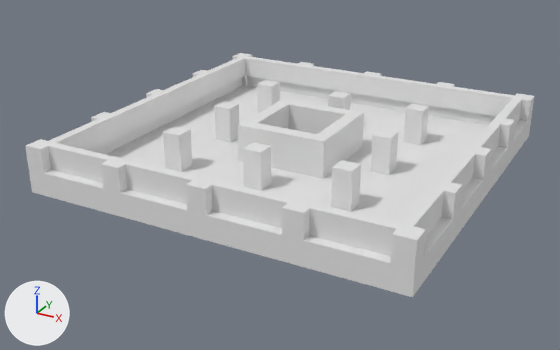
A saved change to the FBX model Assets/Art/Models/Stage/Stage_Building_HighRiseA_Middle_01.fbx.
Both versions are drawn from a 50 mm camera at (28.6, -55.9, 26.2) aimed at (-1.1, -2.0, -0.7). Every picture has the same lights, and +X, +Y and +Z are marked at lower left. The older version comes first. Where no turn or scale is listed for an object, it has been applied to the vertices.

In view in the first picture: 'Stage_Building_HighRiseA_Middle_01_Concrete', 'Stage_Building_HighRiseA_Middle_01_Glass', 'Stage_Building_HighRiseA_Middle_01_Rebar'.
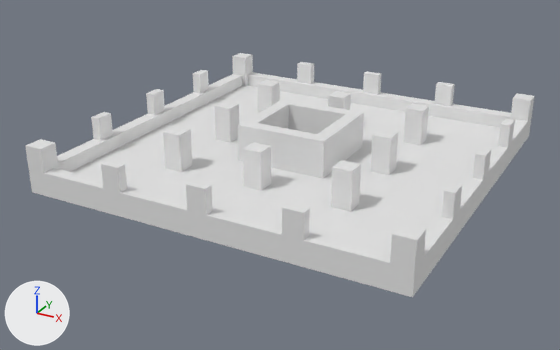
Pixel boxes [x1, y1, x2, y2] of what changed, in the pictures (560 x 350 px):
'Stage_Building_HighRiseA_Middle_01_Glass', deleted: before [48, 57, 522, 256]

The edits, one by one:
Object 'Stage_Building_HighRiseA_Middle_01_Glass' (ob_stage_building_highrisea_middle_01_glass) is deleted.
